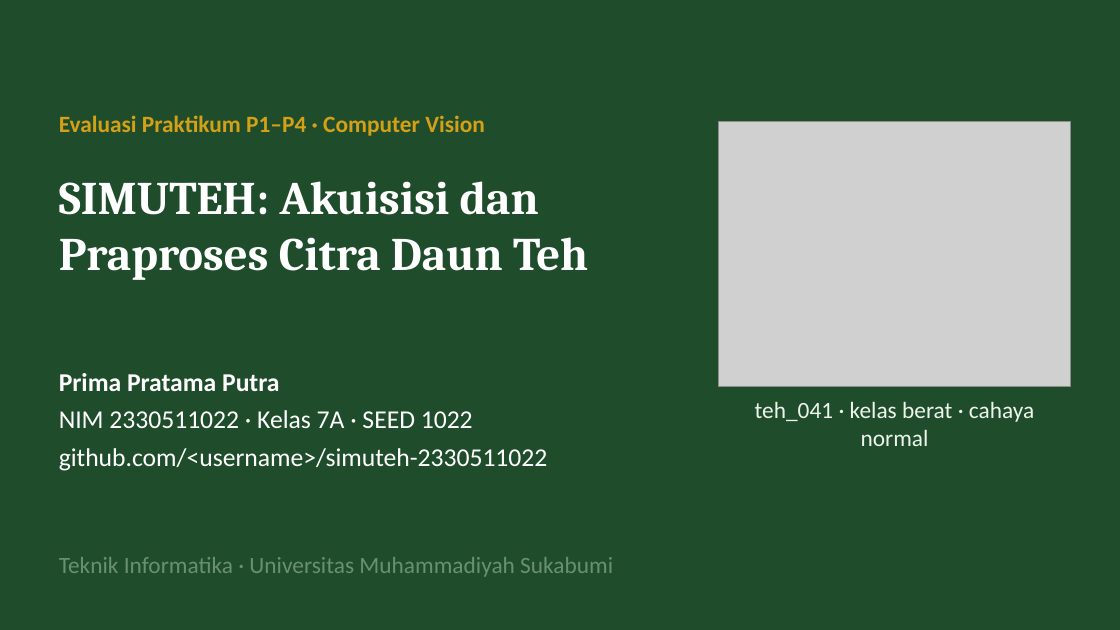
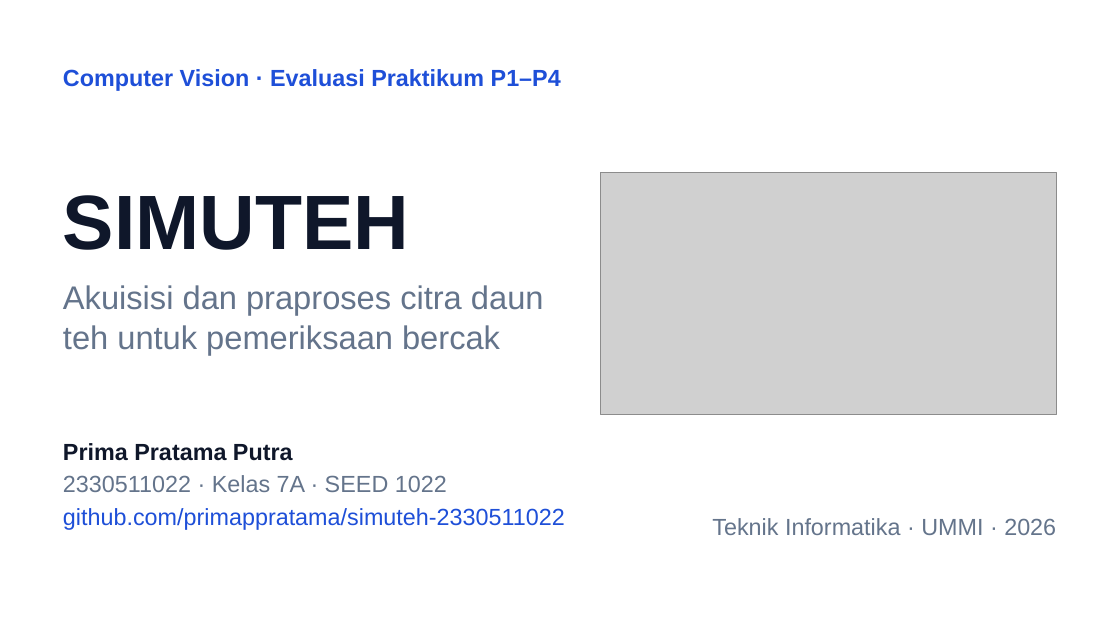
Before and after one commit to primappratama/simuteh-2330511022, a slide deck: slide 1 of laporan/Slide_EvalP1-4_2330511022.pptx. Drawn at 1120x630 pixels with LibreOffice and Linux fonts; fonts in the diff are those of the drawing; grey boxes stand for pictures. Boxes give left, top, right and bottom in pixels: in the first picture for what was removed or moved away, otherwise in the second. Text is boxed around its words. In the diff, an @@ line names an element or a change of style, - is before the commit and + after.

```diff
--- a/laporan/Slide_EvalP1-4_2330511022.pptx
+++ b/laporan/Slide_EvalP1-4_2330511022.pptx
@@ background #1F4D2B to #FFFFFF @@
@@ text at box(63, 69, 561, 91): text changed; font Calibri to Arial; text colour #D4A017 to #1E4FD8 @@
-Evaluasi Praktikum P1–P4 · Computer Vision
+Computer Vision · Evaluasi Praktikum P1–P4
@@ picture: place and size @@
-picture at box(718, 122, 1071, 386)
+picture at box(601, 172, 1057, 415)
@@ title at box(63, 195, 409, 250): text changed; size 40 to 66 pt; font Cambria to Arial; text colour #FFFFFF to #0F172A @@
-SIMUTEH: Akuisisi dan Praproses Citra Daun Teh
+SIMUTEH
@@ text added at box(63, 285, 544, 354), 28 pt, text #64748B @@
+Akuisisi dan praproses citra daun teh untuk pemeriksaan bercak
@@ text removed at box(755, 401, 1034, 446) @@
-teh_041 · kelas berat · cahaya normal
@@ text at box(63, 443, 293, 461): size 22 to 20 pt, font Calibri to Arial, text colour #FFFFFF to #0F172A in "Prima Pratama Putra"; less space between paragraphs @@
@@ text "Prima Pratama Putra": place and size @@
-text "Prima Pratama Putra" at box(59, 373, 548, 471)
+text "Prima Pratama Putra" at box(63, 443, 565, 530)
@@ text at box(63, 475, 565, 530): text changed; size 22 to 20 pt; font Calibri to Arial; text colour #FFFFFF to #1E4FD8 @@
-NIM 2330511022 · Kelas 7A · SEED 1022
-github.com/<username>/simuteh-2330511022
+2330511022 · Kelas 7A · SEED 1022
+github.com/primappratama/simuteh-2330511022
@@ text added at box(712, 518, 1056, 535), 20 pt, text #64748B @@
+Teknik Informatika · UMMI · 2026
@@ text removed at box(59, 557, 613, 577) @@
-Teknik Informatika · Universitas Muhammadiyah Sukabumi
```
Also in this commit, not shown: 11 other slides changed, 1 other file.
